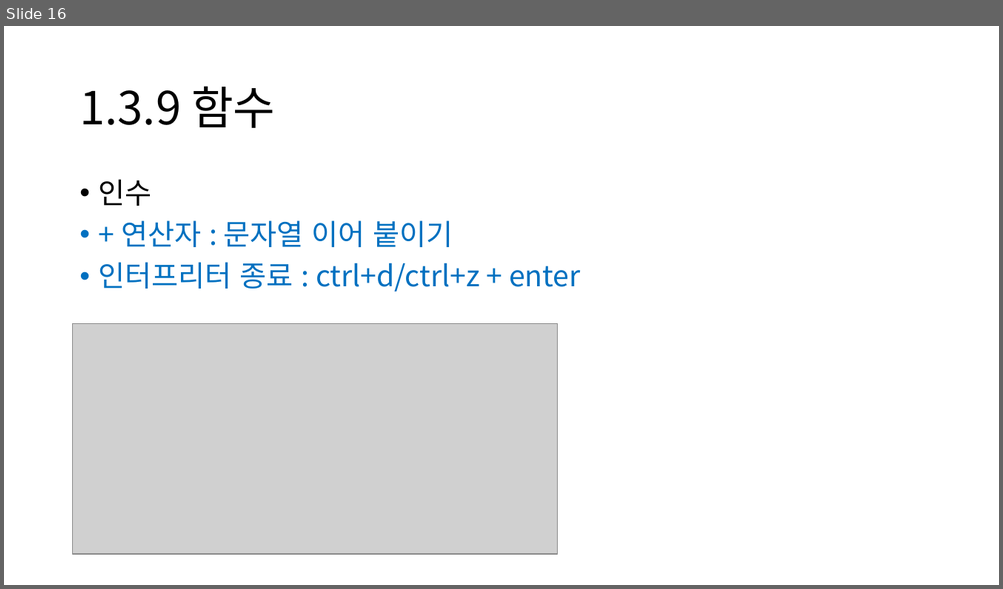
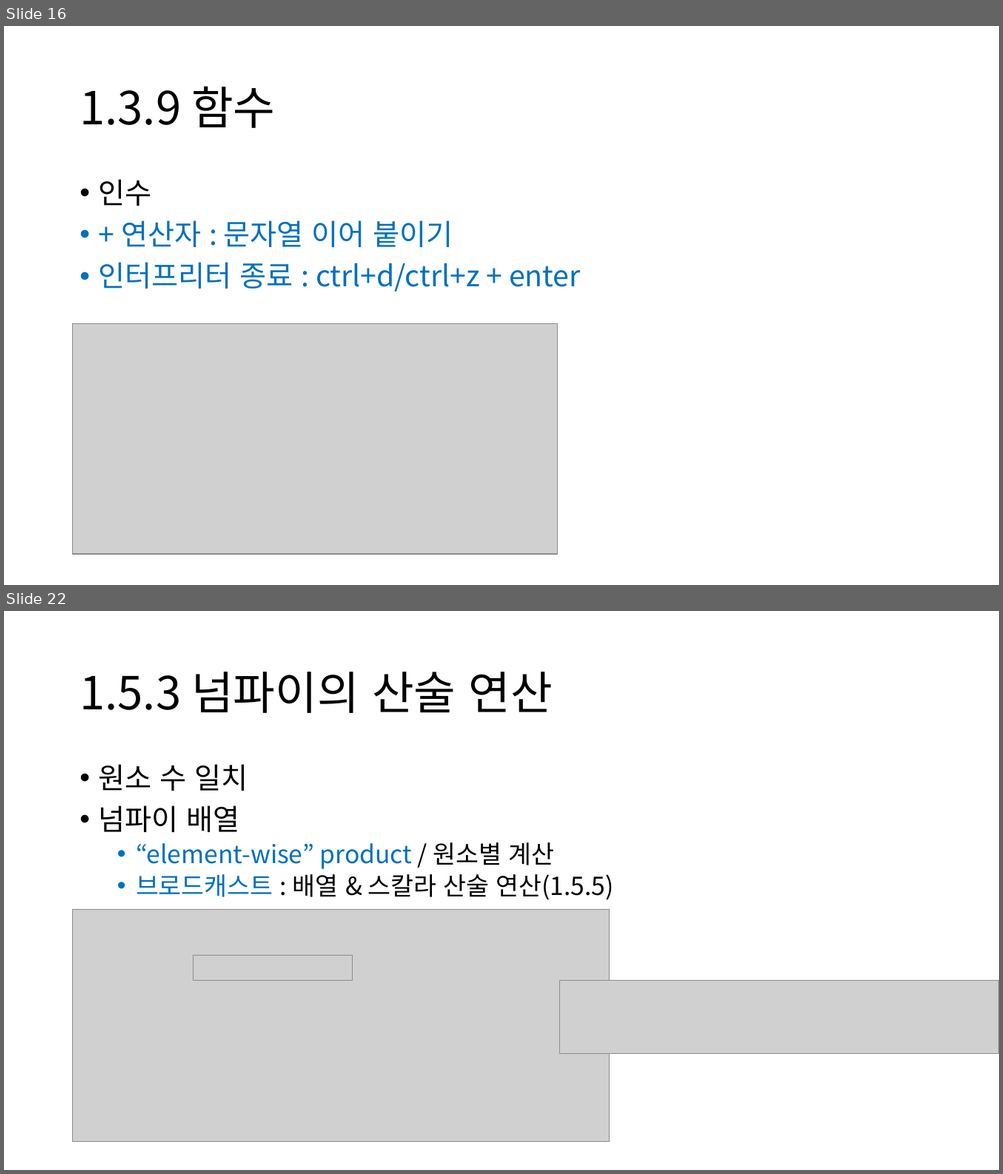
Before and after one commit to UIJIh/2024, a slide deck: DeepLearningFromScratch/ch01/dlfs_ch01.pptx. Shown one above the other, each under a label of ours: slide 16 before the commit, slides 16 and 22 after it; the slides between them are not shown. The pictures are 1003x589 and 1003x1174 pixels, drawn with LibreOffice and Linux fonts; fonts in the diff are those of the drawing; grey boxes stand for pictures. Boxes give left, top, right and bottom in pixels: in the first picture for what was removed or moved away, otherwise in the second. Text is boxed around its words. In the diff, an @@ line names an element or a change of style, - is before the commit and + after.

```diff
--- a/DeepLearningFromScratch/ch01/dlfs_ch01.pptx
+++ b/DeepLearningFromScratch/ch01/dlfs_ch01.pptx
@@ slide 22 added at (4, 611, 999, 1170), background #FFFFFF @@
@@ title added at (79, 672, 552, 713), 44 pt, text #000000 @@
+1.5.3 넘파이의 산술 연산
@@ text added at (99, 764, 614, 900), 24 pt, text #000000 @@
+• 원소 수 일치
+• 넘파이 배열
+  • “element-wise” product / 원소별 계산
+  • 브로드캐스트 : 배열 & 스칼라 산술 연산(1.5.5)
@@ picture added at (73, 909, 609, 1142) @@
@@ picture added at (193, 956, 352, 981) @@
@@ picture added at (559, 981, 999, 1054) @@
```
Also in this commit, not shown: 2 slides changed, 8 other slides added.
